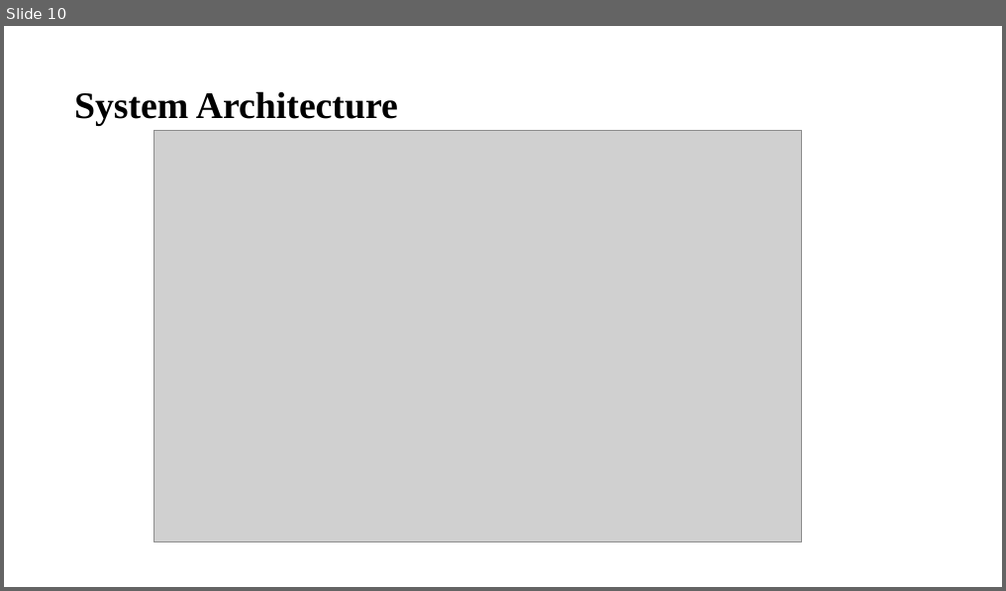
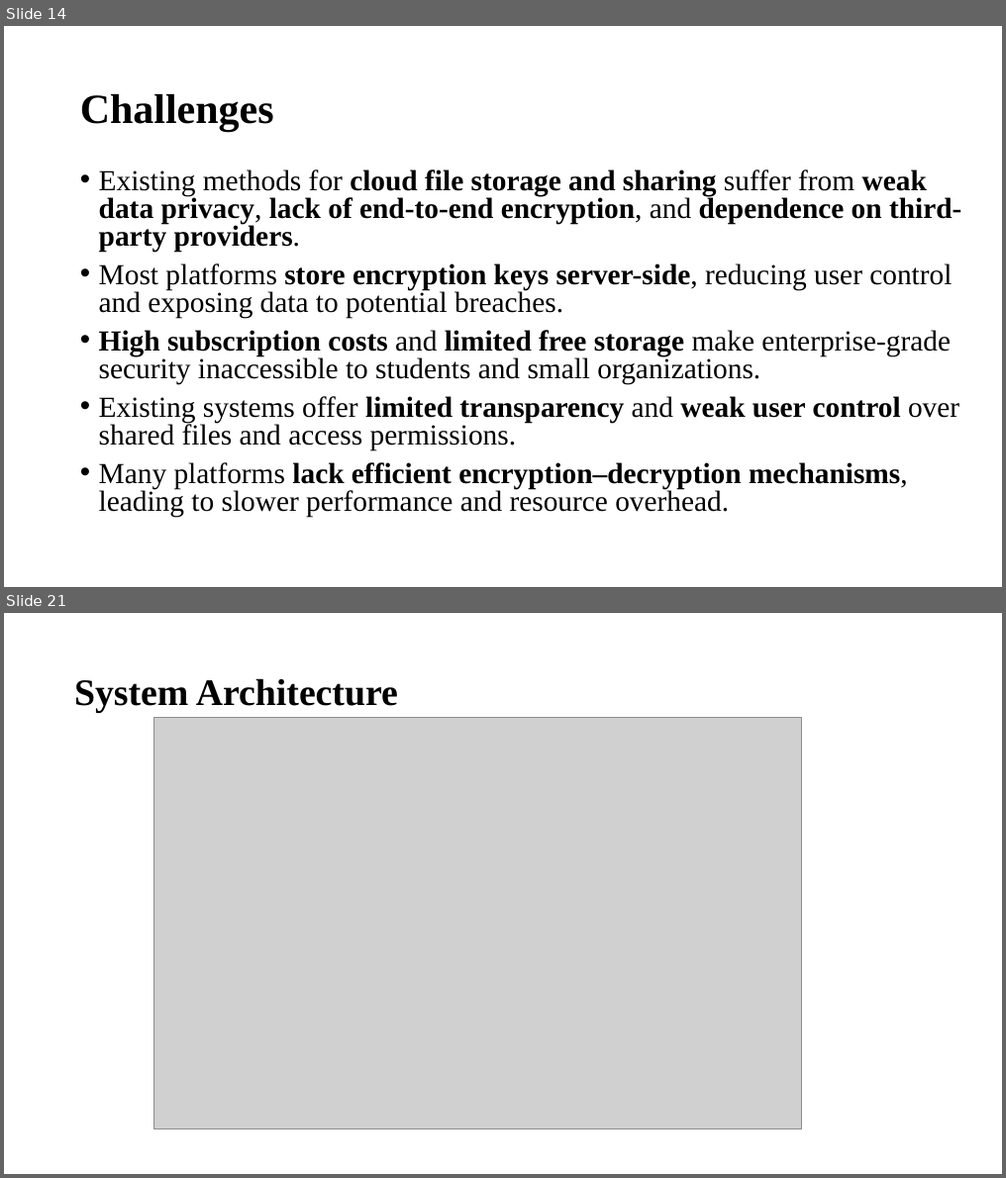
Before and after one commit to nazeer77718/securecloud-sharing-system, a slide deck: secure-cloud.pptx. Shown one above the other, each under a label of ours: slide 10 before the commit, slides 14 and 21 after it; the slides between them are not shown. The pictures are 1006x591 and 1006x1178 pixels, drawn with LibreOffice and Linux fonts; fonts in the diff are those of the drawing; grey boxes stand for pictures. Boxes give left, top, right and bottom in pixels: in the first picture for what was removed or moved away, otherwise in the second. Text is boxed around its words. In the diff, an @@ line names an element or a change of style, - is before the commit and + after.

```diff
--- a/secure-cloud.pptx
+++ b/secure-cloud.pptx
@@ slide 14 added at <box>4,26,1002,587</box>, background #FFFFFF @@
@@ title added at <box>80,94,274,131</box>, 40 pt, text #000000, bold @@
+Challenges
@@ text added at <box>99,170,961,517</box>, 28 pt, text #000000 @@
+• Existing methods for cloud file storage and sharing suffer from weak data privacy, lack of end-to-end encryption, and dependence on third-party providers.
+• Most platforms store encryption keys server-side, reducing user control and exposing data to potential breaches.
+• High subscription costs and limited free storage make enterprise-grade security inaccessible to students and small organizations.
+• Existing systems offer limited transparency and weak user control over shared files and access permissions.
+• Many platforms lack efficient encryption–decryption mechanisms, leading to slower performance and resource overhead.
@@ what was slide 10 is now slide 21 @@
```
Also in this commit, not shown: 5 slides changed, 16 other slides added, 5 slides removed, 1 other file.
